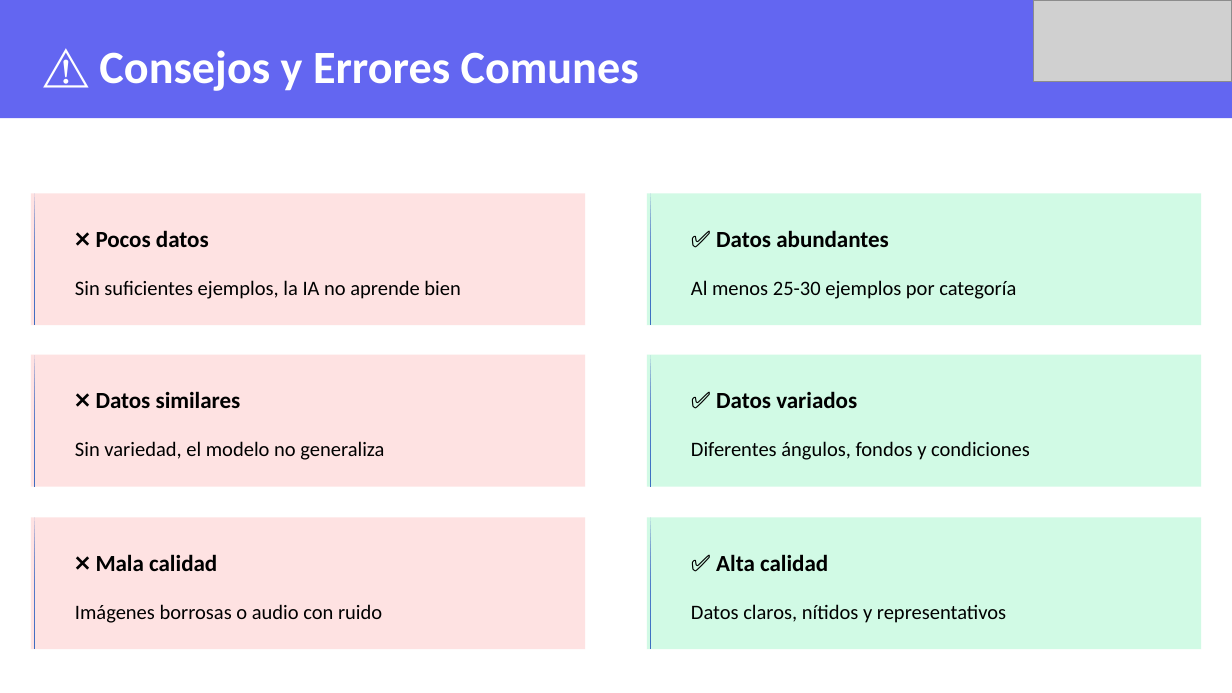
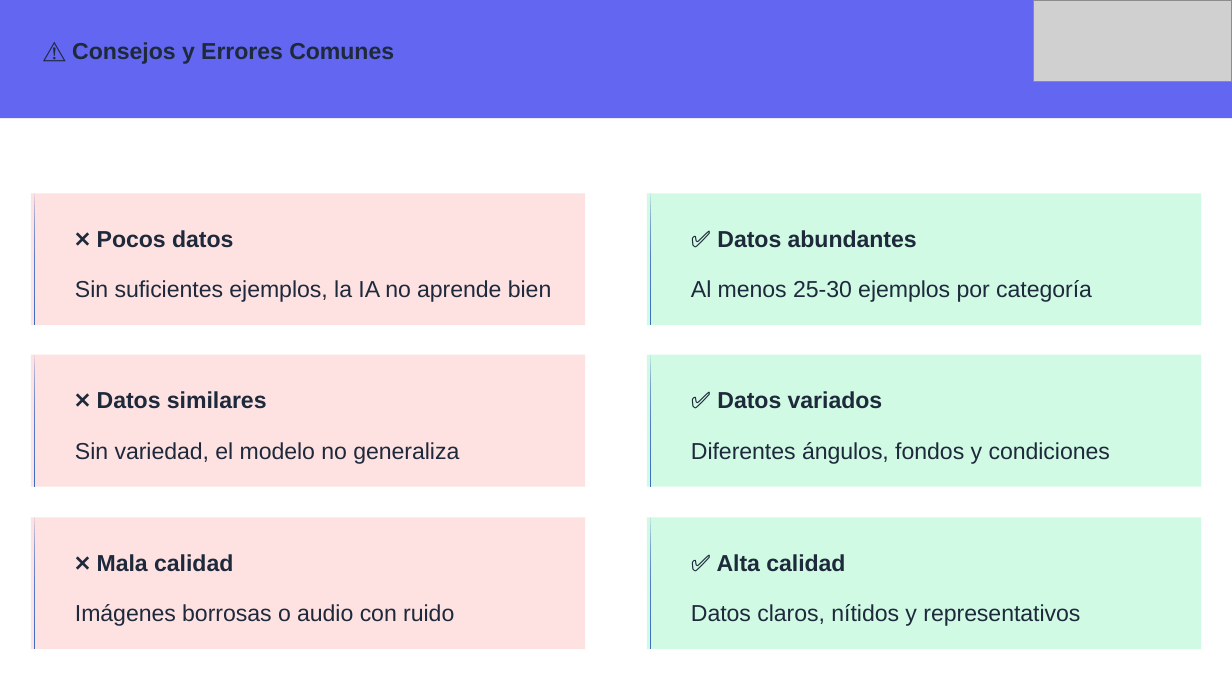
Before and after one commit to wallparianalytics/MentesDigitales, a slide deck: slide 10 of Sesión 6.pptx. Drawn at 1232x693 pixels with LibreOffice and Linux fonts; fonts in the diff are those of the drawing; grey boxes stand for pictures. Boxes give left, top, right and bottom in pixels: in the first picture for what was removed or moved away, otherwise in the second. Text is boxed around its words. In the diff, an @@ line names an element or a change of style, - is before the commit and + after.

```diff
--- a/Sesión 6.pptx
+++ b/Sesión 6.pptx
@@ text "⚠️ Consejos y Errores Comunes" at [72,42,394,64]: size 27 to 13.5 pt, font Calibri to Arial, text colour #FFFFFF to #1E293B @@
@@ font Calibri to Arial, text colour #000000 to #1E293B in 6 elements at [97,230,233,248], [717,230,917,248], [97,391,267,409], [717,391,883,409], [97,554,233,572], [717,554,845,572] @@
@@ size 12 to 13.5 pt, font Calibri to Arial, text colour #000000 to #1E293B in 6 elements at [75,280,551,302], [691,280,1092,302], [75,442,459,464], [691,442,1110,464], [75,604,454,626], [691,604,1080,626] @@
```
Also in this commit, not shown: 10 other slides changed, 4 other files.
